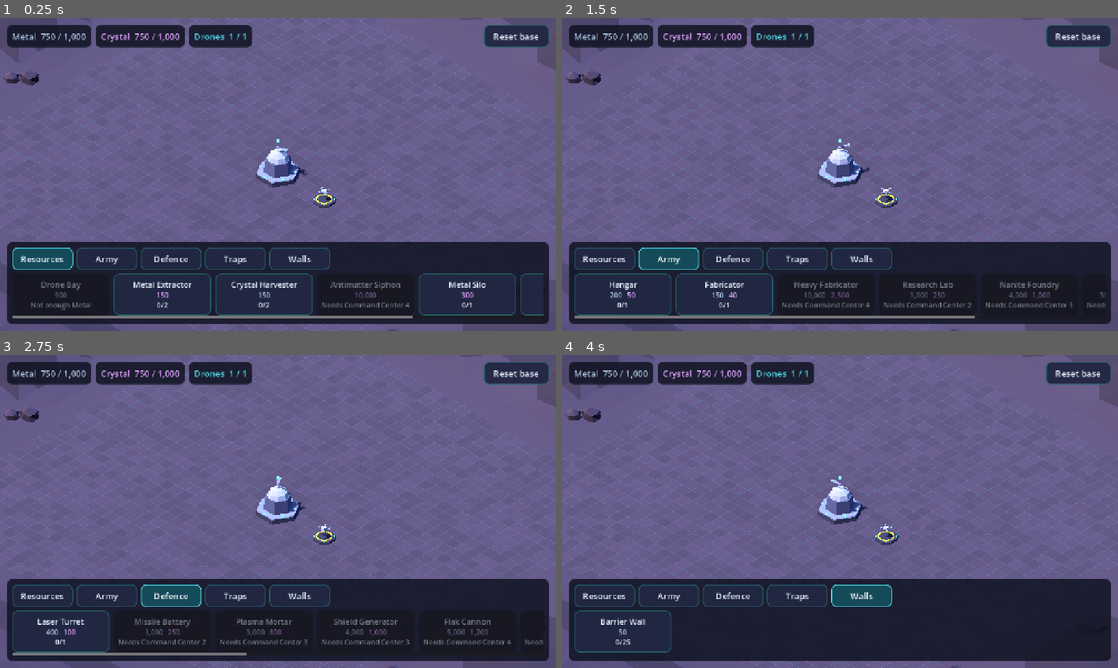
Above: before the commit, frames 1-4 (two rows, left to right).
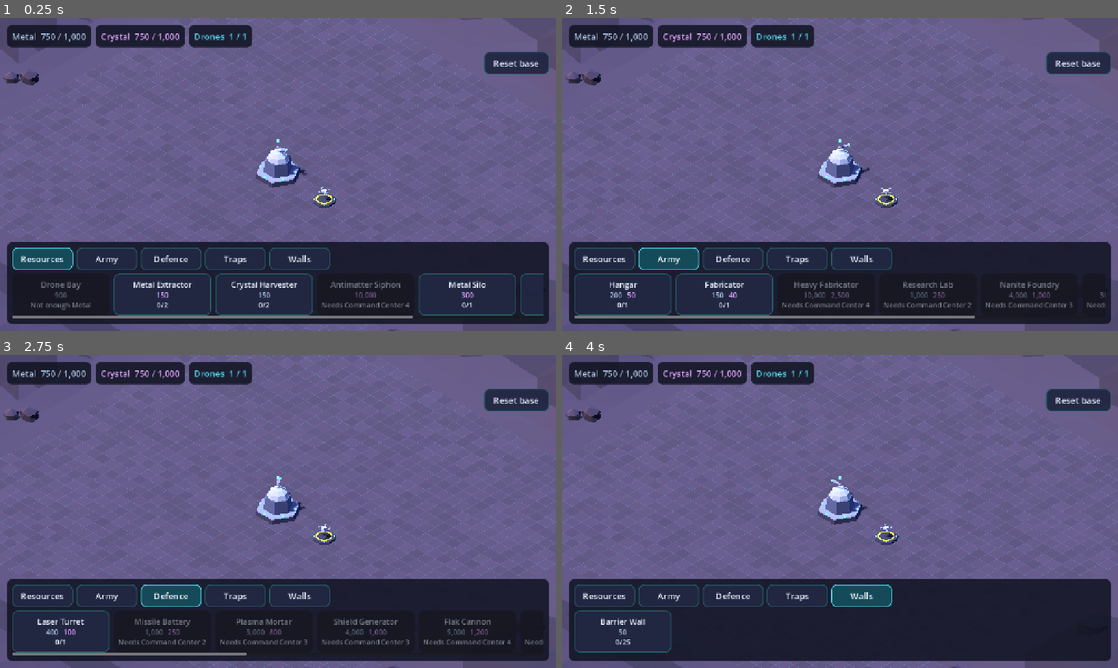
Above: after the commit, the same moments.

Repository: tarnan3751/space-game
Game: Godot game, scene res://scenes/main.tscn
The game is run twice, just before and just after one commit, with the same random seed, the same clock (stepped at 60 frames per second) and the same inputs.
Inputs:
- Up to frame 1 (0.25 s): no input
- Up to frame 2 (1.5 s): click "Resources" at 0.5 s; click "Army" at 1.25 s
- Up to frame 3 (2.75 s): click "Defence" at 2 s
- Up to frame 4 (4 s): click "Traps" at 2.75 s; click "Walls" at 3.5 s

The runs differ from the first frame. In frame 1, 1.6% of the frame differs, in the area x 87-99%, y 2-18%; in frame 2, 1.6%; in frame 3, 1.6%; in frame 4, 1.6%.

Commit message:
Move the debug reset button under the top bar
The debug-only Reset base button sat in the top-right corner, on the same line as the top bar. With a Command Center 4 base the top bar's three resources, their rates and the drones run to the right edge, and the button covered the Drones panel.

The top bar is now a column anchored across the top of the safe area: the resources and drones on the first row, and in debug builds a second row under it with the button right-aligned. The column and its rows are layout only and ignore touches.

Diff:
--- a/src/game/hud.gd
+++ b/src/game/hud.gd
@@ -38,6 +38,8 @@
 var _root: Control
 ## The last safe area fitted from the device, in the HUD's coordinates.
 var _fitted_area: Rect2 = Rect2()
+## The top bar's rows: the resources and drones, then the debug buttons in debug builds.
+var _top: VBoxContainer
 var _resource_labels: Dictionary[String, Label] = {}
 var _builders_label: Label
 var _build_bar: Control
@@ -304,11 +306,19 @@
 # --- Construction ----------------------------------------------------------------
 
 func _build_top_bar() -> void:
+	_top = VBoxContainer.new()
+	_top.mouse_filter = Control.MOUSE_FILTER_IGNORE
+	_top.add_theme_constant_override("separation", 10)
+	_root.add_child(_top)
+	_top.set_anchors_preset(Control.PRESET_TOP_WIDE)
+	_top.offset_left = MARGIN
+	_top.offset_right = -MARGIN
+	_top.offset_top = MARGIN
+	_top.offset_bottom = MARGIN
 	var bar := HBoxContainer.new()
 	bar.mouse_filter = Control.MOUSE_FILTER_IGNORE
 	bar.add_theme_constant_override("separation", 10)
-	bar.position = Vector2(MARGIN, MARGIN)
-	_root.add_child(bar)
+	_top.add_child(bar)
 	for res: String in _catalog.resources:
 		var label := _panel_label(bar)
 		label.add_theme_color_override("font_color", Color.from_string(_catalog.resource_color(res), TEXT_COLOR))
@@ -449,17 +459,16 @@
 	_toast.offset_bottom = 96
 
 
-## Debug builds only: start over without digging through user:// for the save file.
+## Debug builds only: start over without digging through user:// for the save file. On a
+## row of its own under the top bar, right-aligned, so a long top bar never runs under it.
 func _build_debug_buttons() -> void:
+	var row := HBoxContainer.new()
+	row.mouse_filter = Control.MOUSE_FILTER_IGNORE
+	row.alignment = BoxContainer.ALIGNMENT_END
+	_top.add_child(row)
 	var reset := _button("Reset base", Vector2(150, 48))
 	reset.pressed.connect(func() -> void: reset_pressed.emit())
-	_root.add_child(reset)
-	reset.set_anchors_preset(Control.PRESET_TOP_RIGHT)
-	reset.grow_horizontal = Control.GROW_DIRECTION_BEGIN
-	reset.offset_left = -MARGIN
-	reset.offset_right = -MARGIN
-	reset.offset_top = MARGIN
-	reset.offset_bottom = MARGIN
+	row.add_child(reset)
 
 
 func _panel_label(parent: Control) -> Label:
